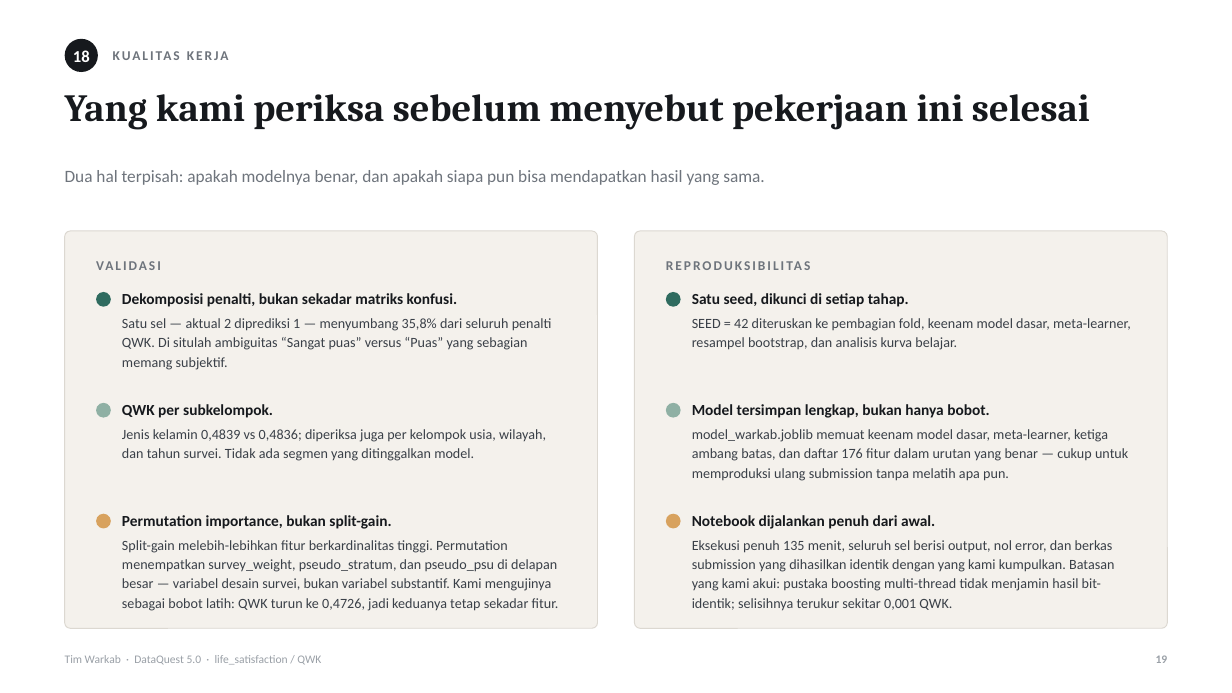
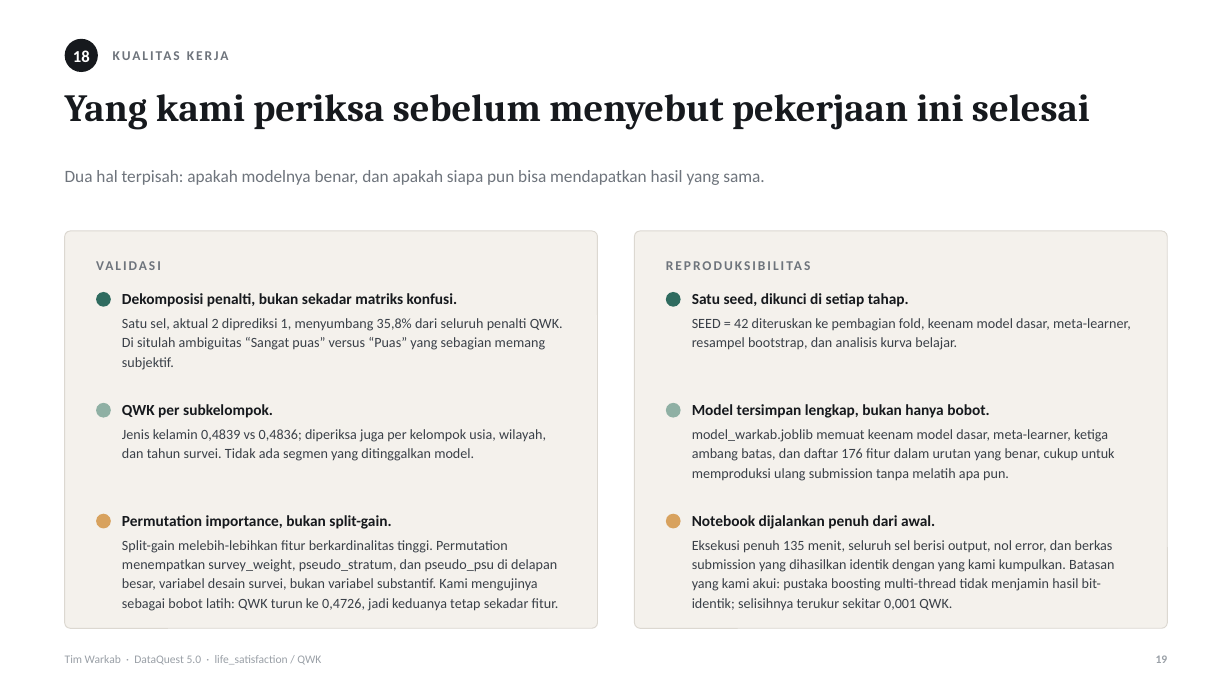
Before and after one commit to MikaelAdikara/DataQuest-Warkab, a slide deck: slide 19 of docs/Pitch_DataQuest5_Warkab.pptx. Drawn at 1232x693 pixels with LibreOffice and Linux fonts; fonts in the diff are those of the drawing. Boxes give left, top, right and bottom in pixels: in the first picture for what was removed or moved away, otherwise in the second. Text is boxed around its words. In the diff, an @@ line names an element or a change of style, - is before the commit and + after.

```diff
--- a/docs/Pitch_DataQuest5_Warkab.pptx
+++ b/docs/Pitch_DataQuest5_Warkab.pptx
@@ text at <box>122,318,563,370</box>: text changed @@
-Satu sel — aktual 2 diprediksi 1 — menyumbang 35,8% dari seluruh penalti QWK. Di situlah ambiguitas “Sangat puas” versus “Puas” yang sebagian memang subjektif.
+Satu sel, aktual 2 diprediksi 1, menyumbang 35,8% dari seluruh penalti QWK. Di situlah ambiguitas “Sangat puas” versus “Puas” yang sebagian memang subjektif.
@@ text at <box>692,429,1114,481</box>: text changed @@
-model_warkab.joblib memuat keenam model dasar, meta-learner, ketiga ambang batas, dan daftar 176 fitur dalam urutan yang benar — cukup untuk memproduksi ulang submission tanpa melatih apa pun.
+model_warkab.joblib memuat keenam model dasar, meta-learner, ketiga ambang batas, dan daftar 176 fitur dalam urutan yang benar, cukup untuk memproduksi ulang submission tanpa melatih apa pun.
@@ text at <box>122,540,559,611</box>: text changed @@
-Split-gain melebih-lebihkan fitur berkardinalitas tinggi. Permutation menempatkan survey_weight, pseudo_stratum, dan pseudo_psu di delapan besar — variabel desain survei, bukan variabel substantif. Kami mengujinya sebagai bobot latih: QWK turun ke 0,4726, jadi keduanya tetap sekadar fitur.
+Split-gain melebih-lebihkan fitur berkardinalitas tinggi. Permutation menempatkan survey_weight, pseudo_stratum, dan pseudo_psu di delapan besar, variabel desain survei, bukan variabel substantif. Kami mengujinya sebagai bobot latih: QWK turun ke 0,4726, jadi keduanya tetap sekadar fitur.
```
Also in this commit, not shown: 21 other slides changed, 4 other files.
